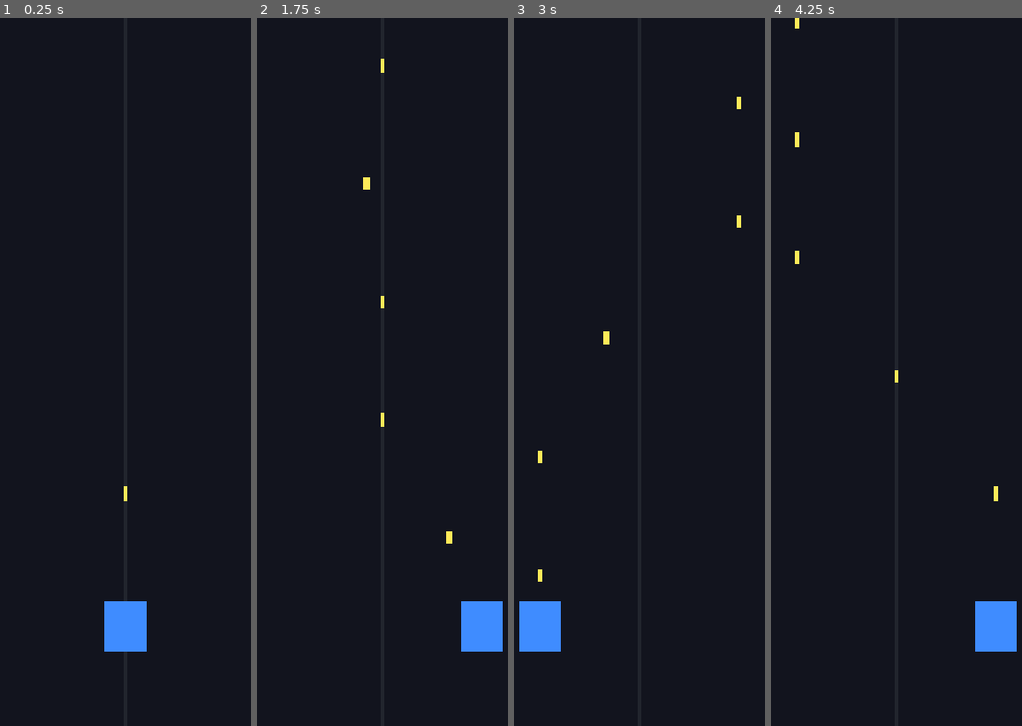
Above: before the commit, frames 1-4 (left to right).
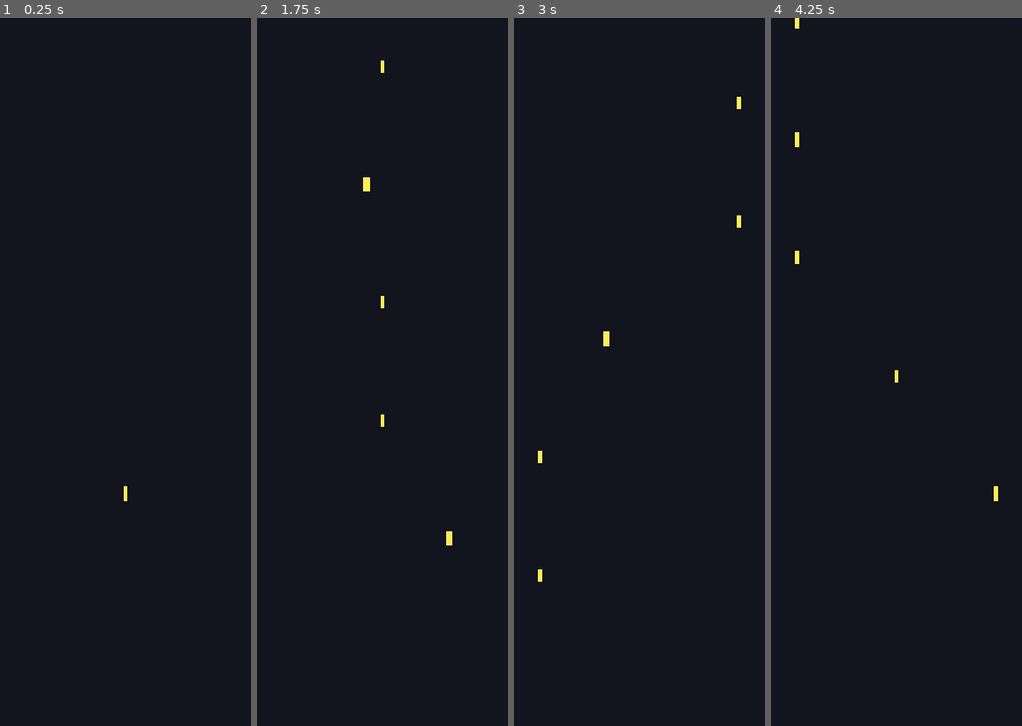
Above: after the commit, the same moments.

Repository: ScriptByFei/kernwerk-godot
Game: Godot game, scene res://scenes/game/game.tscn
Two runs of this game, one before a commit and one after it. Both use one fixed random seed, a clock stepped at 60 frames per second and the inputs below.
Inputs (mouse positions are in pixels of both pictures, inside the frame that each line leads up to):
- Up to frame 1 (0.25 s): no input
- Up to frame 2 (1.75 s): tap Enter at 0.5 s; move the mouse to (470, 336) at 0.52 s; hold D (lane_right) 0.53-1.25 s; hold 1 (lane_1) 0.53-1.25 s; click (470, 336) at 0.67 s; tap 2 (lane_2) at 0.8 s; tap Space at 1.25 s; drag from (302, 407) to (362, 513) at 1.27 s
- Up to frame 3 (3 s): move the mouse to (679, 216) at 2.02 s; hold D (lane_right) 2.03-2.75 s; hold 3 (lane_3) 2.03-2.75 s; tap 1 (lane_1) at 2.3 s; tap Enter at 2.75 s; drag from (619, 513) to (519, 265) at 2.77 s
- Up to frame 4 (4.25 s): tap Space at 3.5 s; move the mouse to (1016, 478) at 3.52 s; hold A (lane_left) from 3.53 s (still down); hold 2 (lane_2) from 3.53 s (still down); tap 3 (lane_3) at 3.8 s

The runs differ from the first frame. In frame 1, 1.2% of the frame differs, in the area x 41-59%, y 82-90%; in frame 2, 1.2%; in frame 3, 1.2%; in frame 4, 1.2%.

Commit message:
fix: responsive layout — lanes/bg viewport-relative, no more right-edge gap on tall screens

Diff:
--- a/scenes/game/game.tscn
+++ b/scenes/game/game.tscn
@@ -8,11 +8,6 @@
 
 [node name="Game" type="Node2D"]
 script = ExtResource("1")
-
-[node name="Background" type="ColorRect" parent="."]
-offset_right = 1080.0
-offset_bottom = 1920.0
-color = Color(0.07, 0.08, 0.12, 1)
 
 [node name="LaneMarkers" type="Node2D" parent="."]
 script = ExtResource("2")
--- a/scripts/game/game.gd
+++ b/scripts/game/game.gd
@@ -2,8 +2,25 @@
 ## Game-Szene: Wurzel. Phase 2 — Bewegung + Auto-Fire.
 
 func _ready() -> void:
+	# Hintergrund dynamisch: überdeckt IMMER den ganzen Viewport (kein fixed 1080x1920)
+	var bg := ColorRect.new()
+	bg.name = "Background"
+	bg.color = Color(0.07, 0.08, 0.12)
+	add_child(bg)
+	_layout_bg()
+
 	var player := $Player as Player
 	player.lane_changed.connect(_on_lane_changed)
 
+func _layout_bg() -> void:
+	var bg := get_node_or_null("Background") as ColorRect
+	if bg:
+		bg.position = Vector2.ZERO
+		bg.size = get_viewport_rect().size
+
+func _notification(what: int) -> void:
+	if what == NOTIFICATION_WM_SIZE_CHANGED and is_inside_tree():
+		_layout_bg()
+
 func _on_lane_changed(lane: int) -> void:
 	print("[Game] lane=%d" % lane)
--- a/scripts/game/lane_markers.gd
+++ b/scripts/game/lane_markers.gd
@@ -1,12 +1,19 @@
 class_name LaneMarkers
 extends Node2D
-## Zeichnet dezente Lane-Trennlinien (Debug/Hilfe, im finalen Spiel deaktivierbar).
+## Zeichnet Lane-Trennlinien relativ zur Viewport-Breite (25/50/75 %).
+## Im finalen Spiel deaktivierbar über visible_lines = false.
 
 var visible_lines := true
+
+func _process(_delta: float) -> void:
+	queue_redraw()
 
 func _draw() -> void:
 	if not visible_lines:
 		return
 	var color := Color(1.0, 1.0, 1.0, 0.07)
-	for x in [540.0]:
-		draw_line(Vector2(x, 0), Vector2(x, 1920), color, 6.0)
+	var w := get_viewport_rect().size.x
+	var h := get_viewport_rect().size.y
+	for lane in range(1, GameConfig.LANE_COUNT):
+		var x := GameConfig.lane_x(lane, w)
+		draw_line(Vector2(x, 0), Vector2(x, h), color, 6.0)
--- a/scripts/game_config.gd
+++ b/scripts/game_config.gd
@@ -2,9 +2,6 @@
 ## Zentrale Spielkonstanten — single source of truth, keine Magie in Szenen.
 
 const LANE_COUNT := 3
-const LANE_X := [270.0, 540.0, 810.0]  # Referenzauflösung 1080x1920
-const PLAYER_Y := 1650.0
-
 const LANE_SWITCH_TIME := 0.18  # Sekunden für weichen Lane-Wechsel
 const SWIPE_MIN_DRAG_PX := 60.0  # Mindestdrag (Referenz-Px) für Swiperkennung
 
@@ -17,3 +14,13 @@
 
 # Spieler
 const MAX_HEALTH := 100
+
+# --- Viewport-relative Layout-Helfer ---
+# Lanes sitzen bei 25% / 50% / 75% der BREITE — funktioniert auf jedem Aspect Ratio
+# (19.5:9 iPhone, 9:16 Android, 16:9 Desktop-Fenster). Kein fester 1080er-Wert mehr.
+static func lane_x(lane: int, viewport_width: float) -> float:
+	var clamped := clampi(lane, 0, LANE_COUNT - 1)
+	return viewport_width * (0.5 + (float(clamped) - 1.0) * 0.25)
+
+static func player_y(viewport_height: float) -> float:
+	return viewport_height * 0.86
--- a/scripts/player/player.gd
+++ b/scripts/player/player.gd
@@ -11,7 +11,7 @@
 @onready var weapon: WeaponController = $WeaponController
 
 func _ready() -> void:
-	position = Vector2(GameConfig.LANE_X[current_lane], GameConfig.PLAYER_Y)
+	_apply_layout()
 	touch.swiped.connect(move_lane)
 	touch.tapped_lane.connect(move_to_lane)
 	weapon.setup(self)
@@ -38,9 +38,23 @@
 		return
 	current_lane = target
 	lane_changed.emit(current_lane)
-	var target_x: float = GameConfig.LANE_X[current_lane]
+	var target_x := _lane_x(current_lane)
 	if _switch_tween and _switch_tween.is_valid():
 		_switch_tween.kill()
 	# Weicher Lane-Wechsel: sanfte Ease-Out-Bewegung, kein harter Snap
 	_switch_tween = create_tween().set_trans(Tween.TRANS_SINE).set_ease(Tween.EASE_OUT)
 	_switch_tween.tween_property(self, "position:x", target_x, GameConfig.LANE_SWITCH_TIME)
+
+func _lane_x(lane: int) -> float:
+	return GameConfig.lane_x(lane, get_viewport_rect().size.x)
+
+func _player_y() -> float:
+	return GameConfig.player_y(get_viewport_rect().size.y)
+
+func _apply_layout() -> void:
+	position = Vector2(_lane_x(current_lane), _player_y())
+
+func _notification(what: int) -> void:
+	# Bei Größenänderung (Rotation/Resize) Position neu anpassen
+	if what == NOTIFICATION_WM_SIZE_CHANGED and is_inside_tree():
+		_apply_layout()
--- /dev/null
+++ b/tests/layout_test.gd
@@ -0,0 +1,41 @@
+extends SceneTree
+## Layout-Test: Lane-X-Positionen müssen in jedem Viewport korrekt sitzen.
+## Aufruf: godot4 --headless -s tests/layout_test.gd
+
+var fails := 0
+
+func _check(cond: bool, msg: String) -> void:
+	if cond:
+		print("  ✓ " + msg)
+	else:
+		fails += 1
+		print("  ✗ " + msg)
+
+func _init() -> void:
+	var widths := {
+		"iPhone 19.5:9 (Referenzhöhe 1920)": 844.0,
+		" klassisch 9:16": 1080.0,
+		"schmal 4:3 (Tablet)": 1440.0,
+		"sehr schmal 21:9": 823.0,
+	}
+	for name in widths:
+		var w: float = widths[name]
+		var l0 := GameConfig.lane_x(0, w)
+		var l1 := GameConfig.lane_x(1, w)
+		var l2 := GameConfig.lane_x(2, w)
+		_check(absf(l1 - w / 2.0) < 0.01, "%s: Mitte exakt (%.0f==%.0f)" % [name, l1, w / 2.0])
+		_check(absf(l0 - w * 0.25) < 0.01, "%s: links bei 25%%" % name)
+		_check(absf(l2 - w * 0.75) < 0.01, "%s: rechts bei 75%%" % name)
+		_check(l0 > 60.0, "%s: Lane 0 nicht an der Kante (%.0f px Abstand)" % [name, l0])
+		_check(w - l2 > 60.0, "%s: Lane 2 nicht an der Kante (%.0f px Rand)" % [name, w - l2])
+		_check(absf((l2 - l1) - (l1 - l0)) < 0.01, "%s: Lanes äquidistant" % name)
+
+	# player_y auf verschiedenen Höhen
+	_check(absf(GameConfig.player_y(1920.0) - 1651.2) < 0.5, "player_y(1920) = 86%%")
+	_check(GameConfig.player_y(2400.0) > GameConfig.player_y(1920.0), "player_y skaliert mit Höhe")
+
+	if fails == 0:
+		print("LAYOUT TESTS: ALLE OK")
+	else:
+		print("LAYOUT TESTS: %d FEHLER" % fails)
+	quit(1 if fails > 0 else 0)
--- a/tests/phase1_test.gd
+++ b/tests/phase1_test.gd
@@ -28,9 +28,9 @@
 	_check(sig_count[0] == 1, "echter Lane-Wechsel → 1 Signal")
 	_check(p.current_lane == 1, "current_lane aktualisiert")
 
-	# Lane-X Werte plausibel
-	_check(GameConfig.LANE_X.size() == 3, "3 Lanes definiert")
-	_check(GameConfig.LANE_X[0] < GameConfig.LANE_X[1] and GameConfig.LANE_X[1] < GameConfig.LANE_X[2], "Lane-X aufsteigend")
+	# Lane-X Werte plausibel (neues relatives Layout)
+	_check(GameConfig.lane_x(1, 1080.0) == 540.0, "Lane 1 (Mitte) bei 9:16-Referenz = 540")
+	_check(GameConfig.lane_x(0, 1080.0) == 270.0 and GameConfig.lane_x(2, 1080.0) == 810.0, "Lane-X aufsteigend bei Referenzbreite")
 
 	if fails == 0:
 		print("PHASE1 TESTS: ALLE OK")
--- a/tests/phase2_bugfix_test.gd
+++ b/tests/phase2_bugfix_test.gd
@@ -28,12 +28,12 @@
 	# Fake-Player: nur global_position wichtig
 	var fake := Node2D.new()
 	root_node.add_child(fake)
-	fake.position = Vector2(GameConfig.LANE_X[1], GameConfig.PLAYER_Y)
+	fake.position = Vector2(GameConfig.lane_x(1, 1080.0), GameConfig.player_y(1920.0))
 	wc.setup(fake as Player)
 
 	# Player bei y=1650. Muss spawn: bullet bei ~1570 (global), NICHT 3300.
 	var origin: Vector2 = fake.global_position + Vector2(0, -80)
-	_check(absf(origin.y - (GameConfig.PLAYER_Y - 80.0)) < 0.01, "Spawn-Origin = Player-Y - 80 (global)")
+	_check(absf(origin.y - (GameConfig.player_y(1920.0) - 80.0)) < 0.01, "Spawn-Origin = Player-Y - 80 (global)")
 
 	# Kritisch: nach add_child + global_position Zuweisung ist die lokale
 	# Position NICHT mehr 2x versetzt (das war der Bug: position statt global)
@@ -47,7 +47,7 @@
 	# Negativ-Test: Alter Bug — position statt global als Kind eines platzierten Parents
 	var b2 = Bullet.new()
 	player.add_child(b2)  # Parent = Player (Player-Script ohne children, position default 0,0)
-	player.position = Vector2(GameConfig.LANE_X[1], GameConfig.PLAYER_Y)
+	player.position = Vector2(GameConfig.lane_x(1, 1080.0), GameConfig.player_y(1920.0))
 	b2.position = origin  # <-- alter Fehler: globale Koords ueber 'position' zugewiesen
 	_check(b2.global_position.y > 3000.0, "Alter Bug wuerde global y>3000 erzeugen (bestaetigt Bug-Ursache)")
 	b2.free()
--- a/tests/phase2_flight_test.gd
+++ b/tests/phase2_flight_test.gd
@@ -17,9 +17,9 @@
 	var world := Node2D.new()
 	get_root().add_child(world)
 
-	# Spieler-Position wie im Spiel (Mitte, unten)
+	# Spieler-Position wie im Spiel (Mitte, unten) — neues relatives Layout
 	var player := Node2D.new()
-	player.position = Vector2(GameConfig.LANE_X[1], GameConfig.PLAYER_Y)
+	player.position = Vector2(GameConfig.lane_x(1, 1080.0), GameConfig.player_y(1920.0))
 	world.add_child(player)
 
 	# Bullet wie im gefixten WeaponController: Kind der Welt + global spawnen
@@ -27,7 +27,7 @@
 	world.add_child(b)
 	b.global_position = player.global_position + Vector2(0, -80)
 	var start_y: float = b.global_position.y
-	_check(absf(start_y - (GameConfig.PLAYER_Y - 80.0)) < 0.01, "Start bei y=%.0f (über Spieler)" % start_y)
+	_check(absf(start_y - (GameConfig.player_y(1920.0) - 80.0)) < 0.01, "Start bei y=%.0f (über Spieler)" % start_y)
 
 	# 1 Sekunde simulieren: 60 Physics-Ticks à speed/60 px
 	for i in 60:
@@ -44,7 +44,7 @@
 	for i in 8:  # 8 Ticks
 		b2._physics_process(1.0 / 60.0)
 	_check(b2.position.y < -60.0, "Alter Bug: Bullet (im Player) despawnt bereits nach 8 Ticks (lokal %.0f)" % b2.position.y)
-	_check(b2.global_position.y > GameConfig.PLAYER_Y - 300.0, "...und war global immer noch nahe beim Spieler (User-Symptom!)")
+	_check(b2.global_position.y > GameConfig.player_y(1920.0) - 300.0, "...und war global immer noch nahe beim Spieler (User-Symptom!)")
 	b2.free()
 
 	# Neue Physik: Kind der Welt → despawnt erst, wenn GLOBAL oben raus
Not shown, added: tests/layout_test.gd.uid
